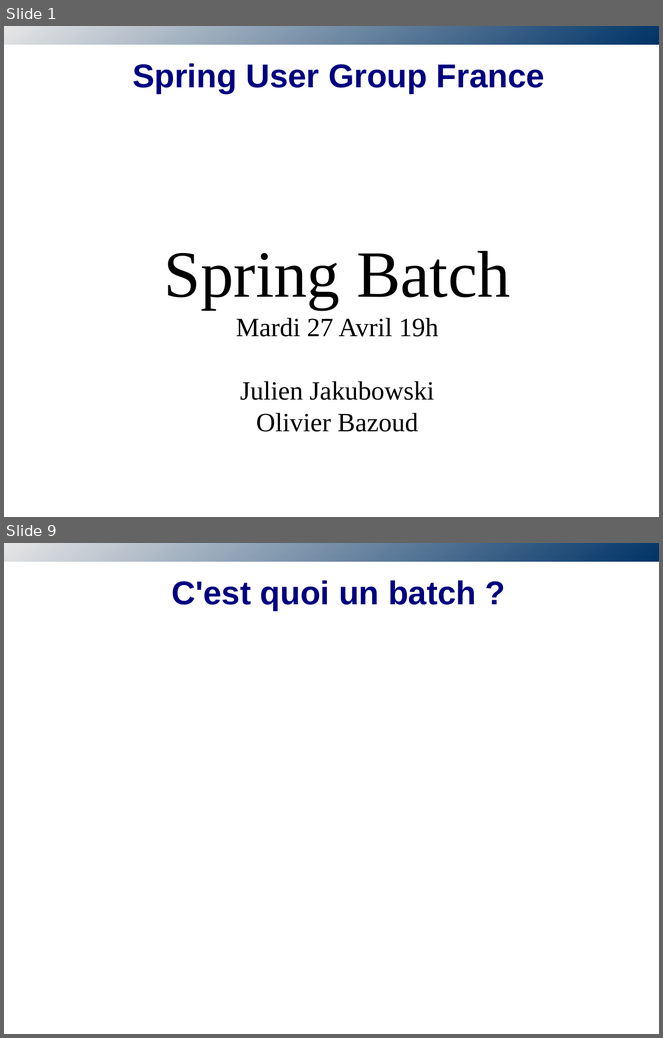
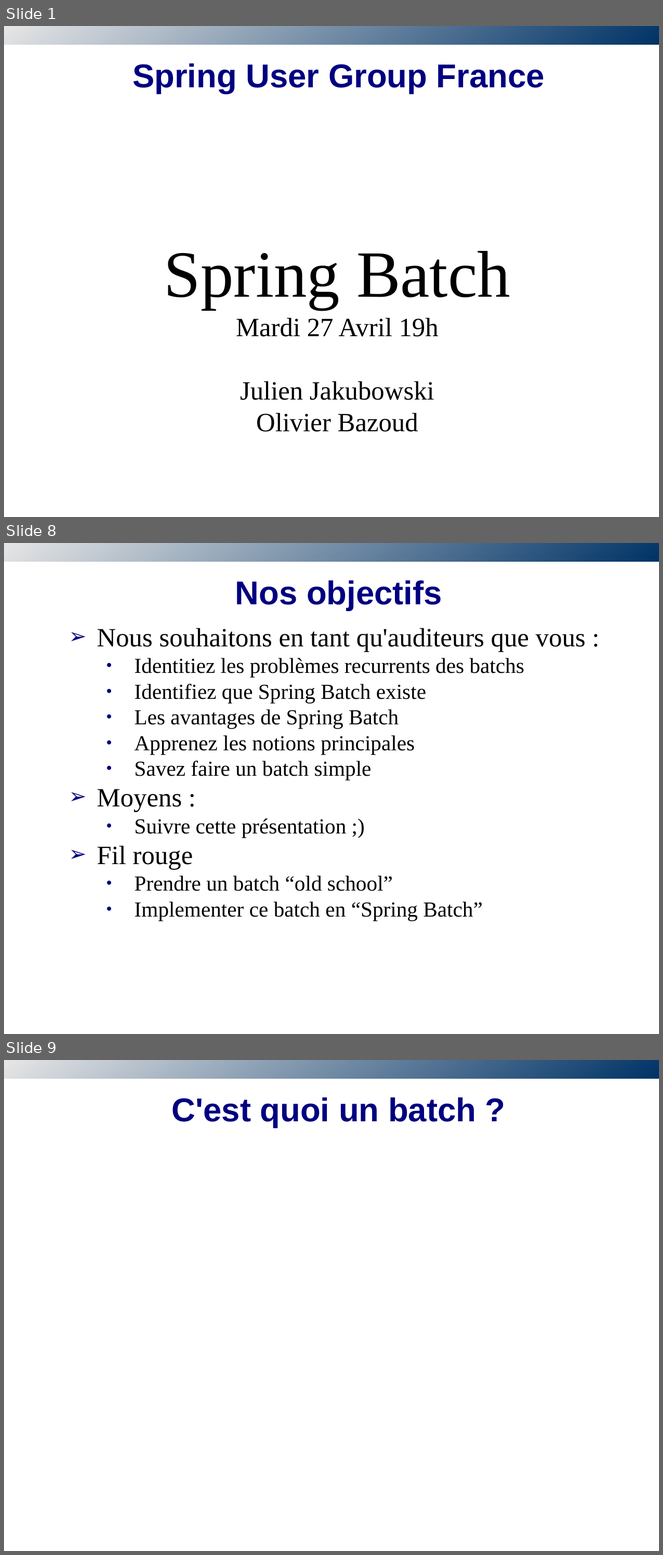
Before and after one commit to obazoud/spring-batch-sug, a slide deck: presentation/SUG-SpringBatch.odp. Shown one above the other, each under a label of ours: slides 1 and 9 before the commit, slides 1, 8 and 9 after it; the slides between them are not shown. The pictures are 663x1038 and 663x1555 pixels, drawn with LibreOffice and Linux fonts; fonts in the diff are those of the drawing; background and template pictures are left out. Boxes give left, top, right and bottom in pixels: in the first picture for what was removed or moved away, otherwise in the second. Text is boxed around its words. In the diff, an @@ line names an element or a change of style, - is before the commit and + after.

Commit message:
Add objectifs

```diff
--- a/presentation/SUG-SpringBatch.odp
+++ b/presentation/SUG-SpringBatch.odp
@@ slide 8 added at (4,543,659,1034), background #FFFFFF; not listed: 1 template element that a slide beside it also shows @@
@@ title added at (235,580,442,611), 40 pt, text #000080, bold @@
+Nos objectifs
@@ text added at (97,628,586,921), 26 pt, text #000000 @@
+➢ Nous souhaitons en tant qu'auditeurs que vous :
+    ● Identitiez les problèmes recurrents des batchs
+    ● Identifiez que Spring Batch existe
+    ● Les avantages de Spring Batch
+    ● Apprenez les notions principales
+    ● Savez faire un batch simple
+➢ Moyens :
+    ● Suivre cette présentation ;)
+➢ Fil rouge
+    ● Prendre un batch “old school”
+    ● Implementer ce batch en “Spring Batch”
```
Also in this commit, not shown: 6 slides changed, 1 slide removed.
